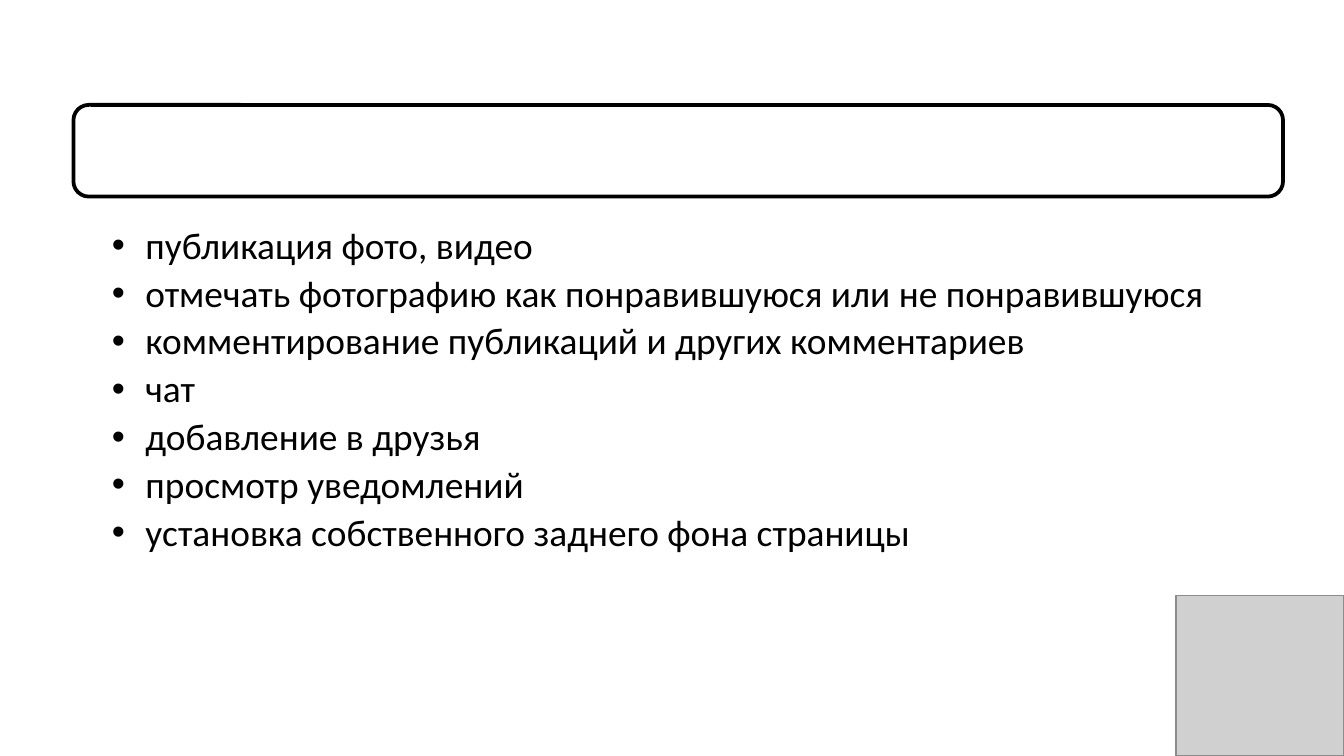
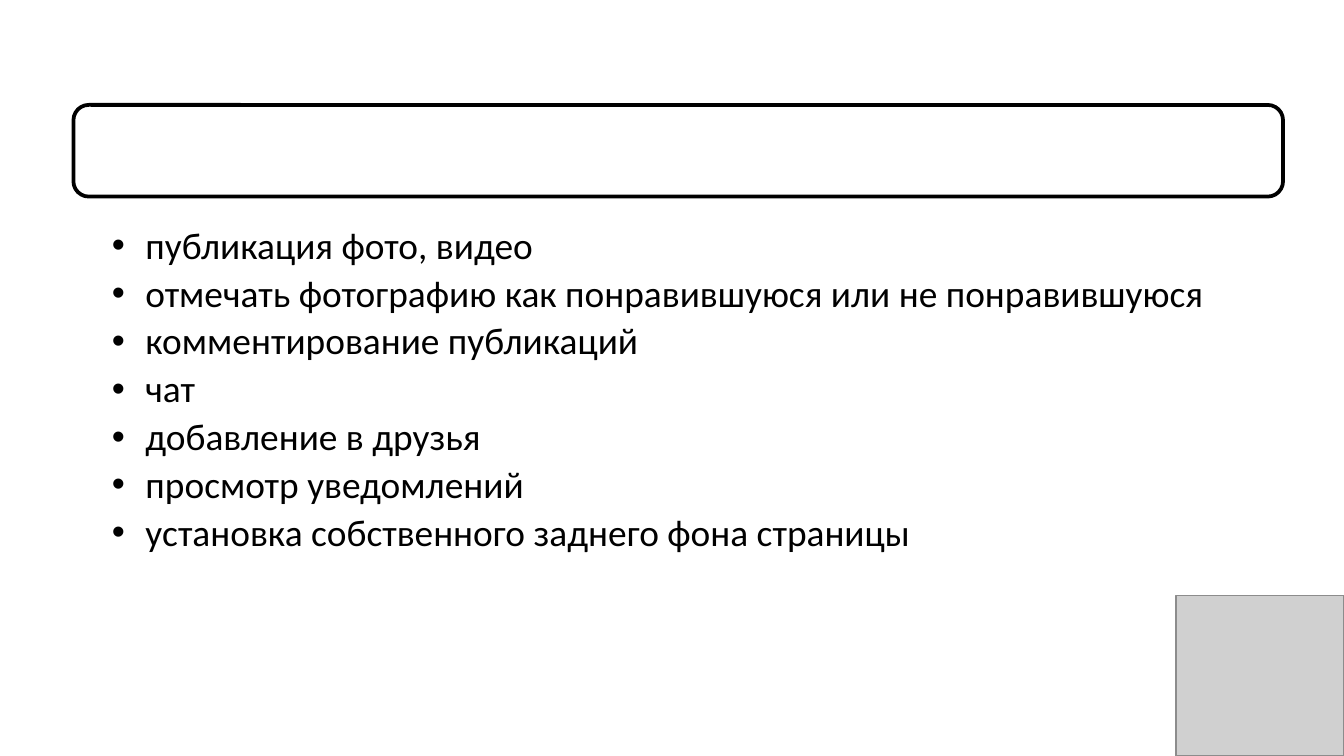
Before and after one commit to lemm17/gachigram, a slide deck: slide 5 of Презентация/Gachigram.pptx. Drawn at 1344x756 pixels with LibreOffice and Linux fonts; fonts in the diff are those of the drawing; grey boxes stand for pictures. Boxes give left, top, right and bottom in pixels: in the first picture for what was removed or moved away, otherwise in the second. Text is boxed around its words. In the diff, an @@ line names an element or a change of style, - is before the commit and + after.

```diff
--- a/Презентация/Gachigram.pptx
+++ b/Презентация/Gachigram.pptx
@@ text at (145, 328, 638, 360): text changed @@
-  •• комментирование публикаций и других комментариев
+  •• комментирование публикаций
```
Also in this commit, not shown: 1 other slide changed, 7 slides added, 3 slides removed, 7 other files.
